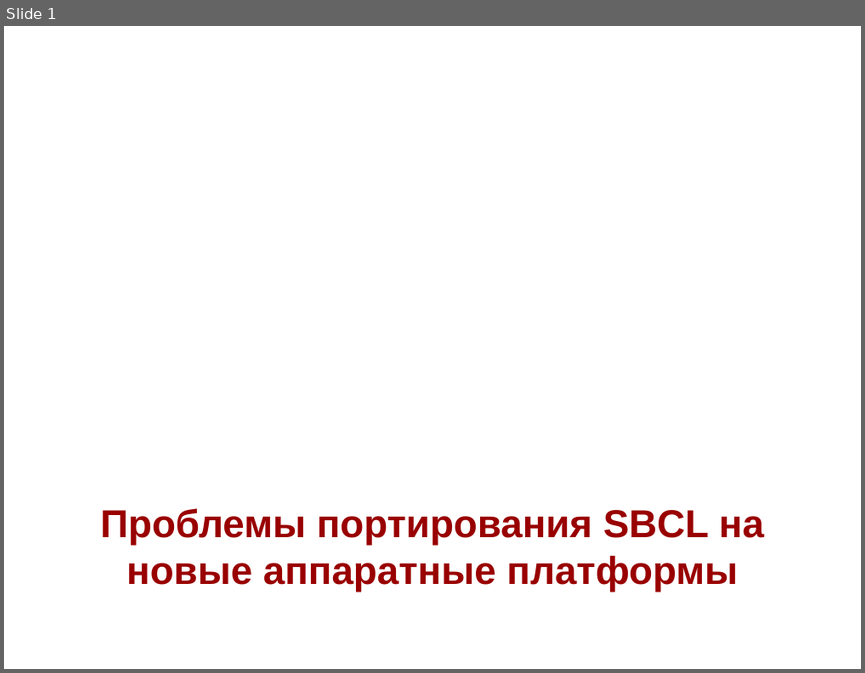
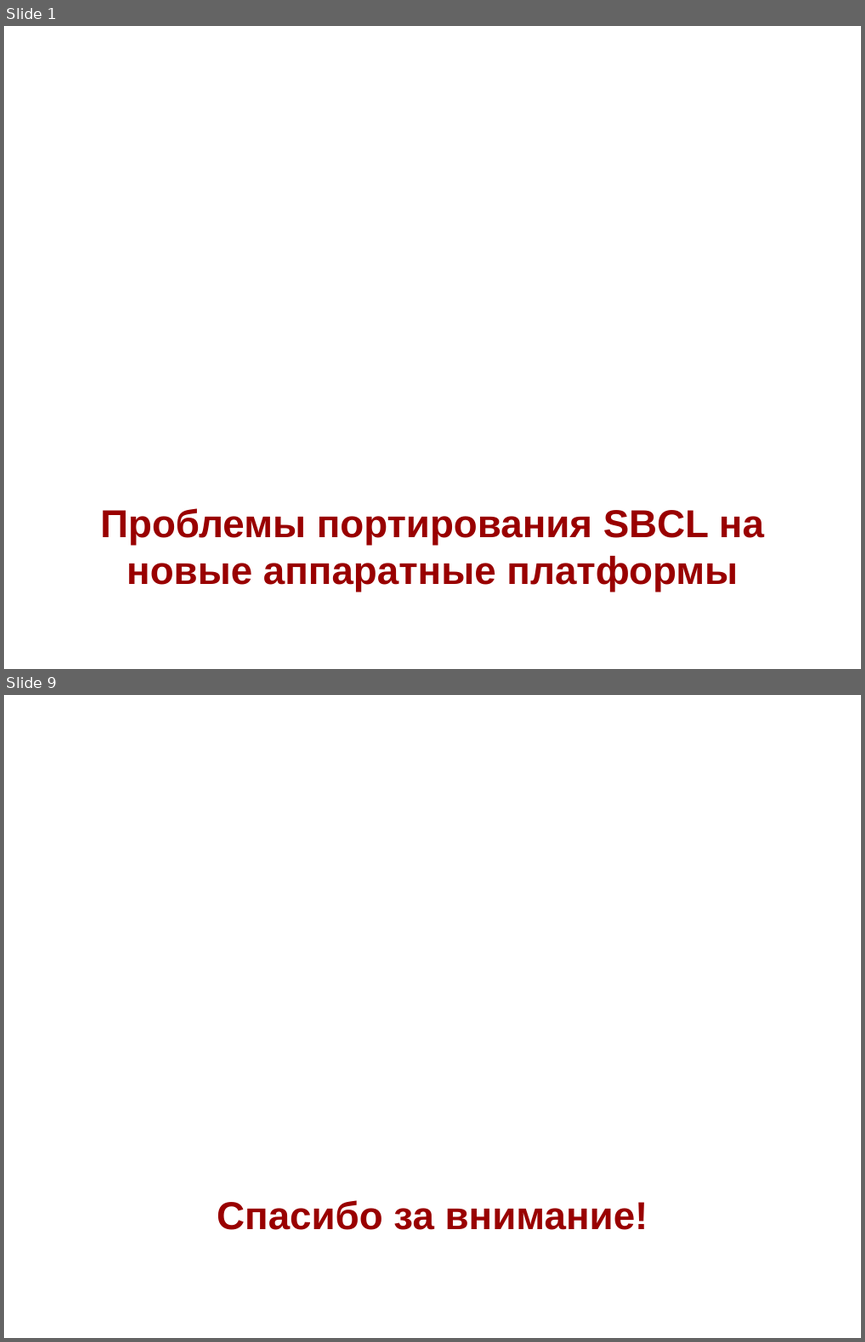
Before and after one commit to NIR-Ginko/presentations, a slide deck: SBCL porting.odp. Shown one above the other, each under a label of ours: slide 1 before the commit, slides 1 and 9 after it; the slides between them are not shown. The pictures are 865x673 and 865x1342 pixels, drawn with LibreOffice and Linux fonts; fonts in the diff are those of the drawing; background and template pictures are left out. Boxes give left, top, right and bottom in pixels: in the first picture for what was removed or moved away, otherwise in the second. Text is boxed around its words. In the diff, an @@ line names an element or a change of style, - is before the commit and + after.

```diff
--- a/SBCL porting.odp
+++ b/SBCL porting.odp
@@ slide 9 added at [4,695,861,1338], background picture (left out) @@
@@ title added at [216,1200,648,1230], 36 pt, text #990000, bold @@
+Спасибо за внимание!
```
Also in this commit, not shown: 7 other slides added, 6 slides removed.
